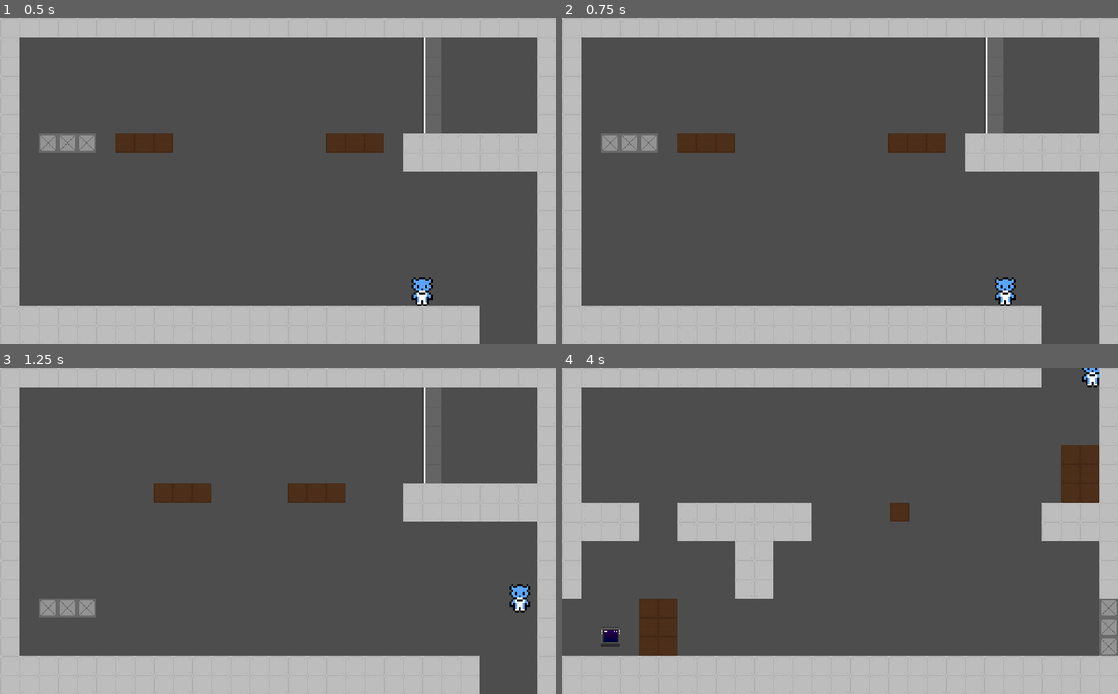
Above: before the commit, frames 1-4 (two rows, left to right).
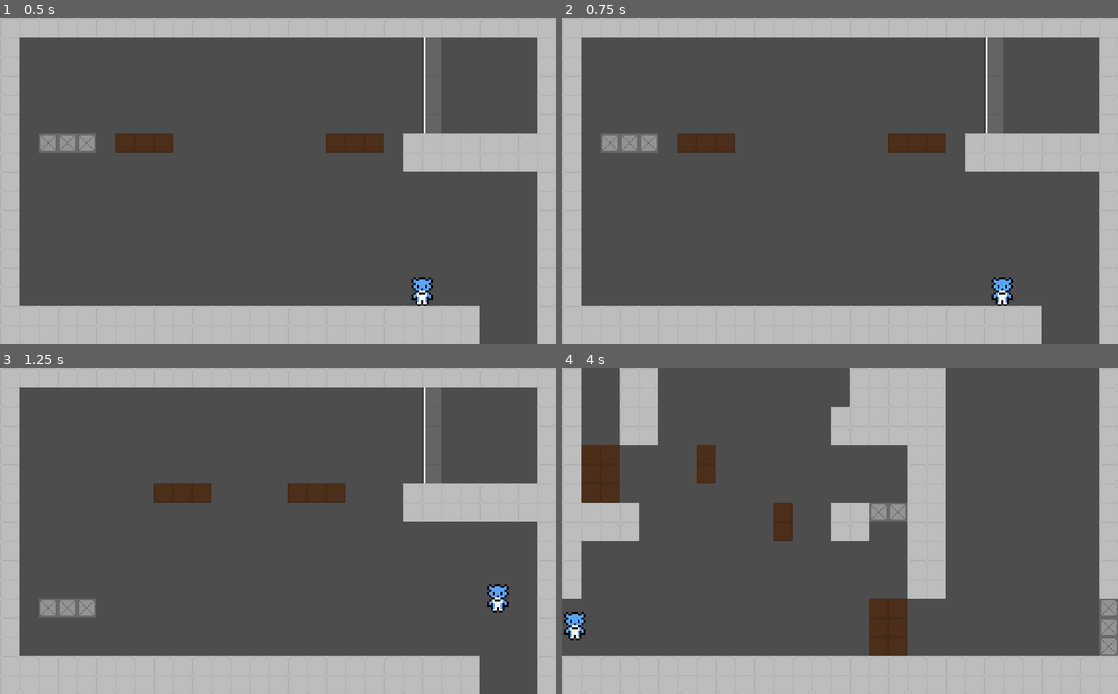
Above: after the commit, the same moments.

Repository: Furryous-Games/Pirate-Software-Game-Jam
Game: Godot game, scene res://Scenes/main_scene.tscn
The game is run twice, just before and just after one commit, with the same random seed, the same clock (stepped at 60 frames per second) and the same inputs.
Inputs:
- Up to frame 1 (0.5 s): no input
- Up to frame 2 (0.75 s): tap Enter at 0.5 s; hold Right (move_right) from 0.53 s (still down); hold Z (climb) from 0.53 s (still down)
- Up to frame 3 (1.25 s): keep holding Right (move_right); keep holding Z (climb); tap C (jump) at 0.77 s; tap X (dash) at 0.8 s
- Up to frame 4 (4 s): release Z (climb) at 1.28 s; tap X (dash) at 1.35, 2.3, 2.85, 3.8 s; tap C (jump) at 1.52, 3.02, 3.77 s; tap Z (climb) at 1.55, 3.05 s; release Right (move_right) at 2.03 s; hold Left (move_left) 2.03-2.78 s; hold Z (climb) 2.03-2.78 s; hold Right (move_right) from 2.78 s (still down); tap V (interact) at 3.6 s

Frame 1 is identical in both runs. In frame 2, 0.2% of the frame differs, in the area x 77-82%, y 79-89%; in frame 3, 0.5%; in frame 4, 24%, in the area x 0-97%, y 0-89%.

Commit message:
Death Check v18235789137456897135 (#6)
Co-authored-by: TekBot0507 <144193352+TekBot0507@users.noreply.github.com>

Diff:
--- a/Scenes/main_scene.tscn
+++ b/Scenes/main_scene.tscn
@@ -1,6 +1,6 @@
 [gd_scene load_steps=4 format=3 uid="uid://cyddofgvf7ot2"]
 
-[ext_resource type="PackedScene" uid="uid://ke8ne88ddqf1" path="res://Scenes/player.tscn" id="1_6l7je"]
+[ext_resource type="PackedScene" uid="uid://ke8ne88ddqf1" path="res://scenes/player.tscn" id="1_6l7je"]
 [ext_resource type="Script" uid="uid://c1uh0ur1dwxgn" path="res://scripts/main_script.gd" id="1_jv6wh"]
 [ext_resource type="PackedScene" uid="uid://d0o5qpml1wgkl" path="res://scenes/engineering_sector.tscn" id="3_jv6wh"]
 
--- a/Scenes/player.tscn
+++ b/Scenes/player.tscn
@@ -1,6 +1,6 @@
-[gd_scene load_steps=7 format=3 uid="uid://ke8ne88ddqf1"]
+[gd_scene load_steps=8 format=3 uid="uid://ke8ne88ddqf1"]
 
-[ext_resource type="Script" uid="uid://dtkmogktxrytf" path="res://Scripts/player.gd" id="1_cvnsp"]
+[ext_resource type="Script" uid="uid://dtkmogktxrytf" path="res://scripts/player.gd" id="1_cvnsp"]
 [ext_resource type="Texture2D" uid="uid://ci1bd47fxc567" path="res://assets/sprites/CharacterModels.png" id="1_v0iea"]
 
 [sub_resource type="AtlasTexture" id="AtlasTexture_cvnsp"]
@@ -28,6 +28,9 @@
 [sub_resource type="RectangleShape2D" id="RectangleShape2D_fkybt"]
 size = Vector2(7, 15)
 
+[sub_resource type="RectangleShape2D" id="RectangleShape2D_g2els"]
+size = Vector2(6, 14)
+
 [node name="Player" type="CharacterBody2D"]
 collision_mask = 3
 script = ExtResource("1_cvnsp")
@@ -40,6 +43,12 @@
 position = Vector2(0, -7)
 shape = SubResource("RectangleShape2D_fkybt")
 
+[node name="Internal Player Collider" type="ShapeCast2D" parent="."]
+position = Vector2(0, -7)
+shape = SubResource("RectangleShape2D_g2els")
+target_position = Vector2(0, 0)
+max_results = 2
+
 [node name="JumpBuffer" type="Timer" parent="."]
 wait_time = 0.1
 one_shot = true
--- a/Scenes/wall_terminal.tscn
+++ b/Scenes/wall_terminal.tscn
@@ -1,8 +1,10 @@
 [gd_scene load_steps=7 format=3 uid="uid://5p3nb0s7xyta"]
 
-[ext_resource type="Script" uid="uid://coblrw8vgppis" path="res://Scripts/wall_terminal.gd" id="1_mhamb"]
+
+[ext_resource type="Script" uid="uid://coblrw8vgppis" path="res://scripts/wall_terminal.gd" id="1_mhamb"]
 [ext_resource type="Texture2D" uid="uid://duly0lrfn20lw" path="res://assets/sprites/buildingTileset.png" id="2_s02ai"]
-[ext_resource type="FontFile" uid="uid://r5wnp43srg1" path="res://Assets/Fonts/PixelOperator8.ttf" id="3_s02ai"]
+[ext_resource type="FontFile" uid="uid://r5wnp43srg1" path="res://assets/fonts/PixelOperator8.ttf" id="3_s02ai"]
+
 
 [sub_resource type="AtlasTexture" id="AtlasTexture_44g47"]
 atlas = ExtResource("2_s02ai")
--- a/Scripts/player.gd
+++ b/Scripts/player.gd
@@ -1,11 +1,13 @@
 extends CharacterBody2D
 
-const RUN_SPEED = 160
+const RUN_SPEED = 120
 const CLIMB_SPEED = -120
 const ACCELERATION = 1000
 const DECELERATION = 1500
 const DASH_VELOCITY = 380
 const JUMP_VELOCITY = -420
+
+const WALL_SLIDE_VELOCITY_CAP = 100
 
 var can_dash := false
 
@@ -15,6 +17,8 @@
 
 @onready var Sector = $"../".Sector
 @onready var current_sector = $"../".current_sector
+
+@onready var internal_player_collider: ShapeCast2D = $"Internal Player Collider"
 
 var current_terminals: Array = []
 var last_checked_position: Vector2
@@ -36,7 +40,6 @@
 			Input.get_axis("move_left", "move_right"),
 			Input.get_axis("move_up", "move_down")
 	)
-	var climbing: bool = Input.is_action_pressed("climb") and is_on_wall()
 	# NOTE: To climb, you must hold direction.x
 
 	# Reset dash, Logistics only
@@ -60,12 +63,15 @@
 	if dash_time.is_stopped(): # Prevents velocity change while dashing
 		var desired_velocity := Vector2(
 				# x:
-				RUN_SPEED * direction.x * int(not climbing),
+				RUN_SPEED * direction.x,
 				# y:
 				#0.0 if is_on_floor()
-				CLIMB_SPEED * -direction.y * gravity_change if climbing
-				else velocity.y + get_gravity().y * delta * gravity_change
+				velocity.y + get_gravity().y * delta * gravity_change
 		)
+		# Cap the vertical velocity if sliding down the wall
+		if is_on_wall():
+			desired_velocity.y = min(desired_velocity.y, WALL_SLIDE_VELOCITY_CAP)
+
 		var velocity_acceleration: int = ACCELERATION if sign(velocity.x * direction.x) == 1 else DECELERATION
 
 		velocity = Vector2(move_toward(velocity.x, desired_velocity.x, velocity_acceleration * delta), desired_velocity.y)
@@ -117,6 +123,9 @@
 
 	enable_closest_terminal()
 
+func _process(delta: float) -> void:
+	if internal_player_collider.is_colliding():
+		print("DEATH")
 
 func enable_closest_terminal() -> void:
 	# If there are no currently detected terminals, do nothing
--- a/scenes/engineering_sector.tscn
+++ b/scenes/engineering_sector.tscn
@@ -1,9 +1,10 @@
 [gd_scene load_steps=5 format=4 uid="uid://d0o5qpml1wgkl"]
 
-[ext_resource type="Script" uid="uid://diaiphqsj0kh2" path="res://Scripts/engineering_sector.gd" id="1_4rmap"]
+[ext_resource type="Script" uid="uid://diaiphqsj0kh2" path="res://scripts/engineering_sector.gd" id="1_4rmap"]
 [ext_resource type="TileSet" uid="uid://bu4gn6thqnrqb" path="res://Scenes/test_tileset.tres" id="1_h2t8x"]
-[ext_resource type="PackedScene" uid="uid://benq0bfympyo7" path="res://Scenes/timing_mechanism_platform.tscn" id="2_4rmap"]
-[ext_resource type="PackedScene" uid="uid://5p3nb0s7xyta" path="res://Scenes/wall_terminal.tscn" id="3_obb4h"]
+[ext_resource type="PackedScene" uid="uid://benq0bfympyo7" path="res://scenes/timing_mechanism_platform.tscn" id="2_4rmap"]
+[ext_resource type="PackedScene" uid="uid://5p3nb0s7xyta" path="res://scenes/wall_terminal.tscn" id="3_obb4h"]
+
 
 [node name="Engineering Sector" type="Node2D"]
 script = ExtResource("1_4rmap")
--- a/scenes/life_support.tscn
+++ b/scenes/life_support.tscn
@@ -1,9 +1,10 @@
 [gd_scene load_steps=5 format=4 uid="uid://bjaejcp6gmc2h"]
 
 [ext_resource type="Script" uid="uid://c1uh0ur1dwxgn" path="res://scripts/main_script.gd" id="1_a0ugr"]
-[ext_resource type="PackedScene" uid="uid://ke8ne88ddqf1" path="res://Scenes/player.tscn" id="2_qow2u"]
-[ext_resource type="TileSet" uid="uid://bu4gn6thqnrqb" path="res://Scenes/test_tileset.tres" id="3_5r7hw"]
-[ext_resource type="PackedScene" uid="uid://5p3nb0s7xyta" path="res://Scenes/wall_terminal.tscn" id="4_ldybg"]
+
+[ext_resource type="PackedScene" uid="uid://ke8ne88ddqf1" path="res://scenes/player.tscn" id="2_qow2u"]
+[ext_resource type="TileSet" uid="uid://bu4gn6thqnrqb" path="res://scenes/test_tileset.tres" id="3_5r7hw"]
+
 
 [node name="Game Jam - Only One" type="Node2D"]
 script = ExtResource("1_a0ugr")
Not shown, changed: Assets/Fonts/PixelOperator8-Bold.ttf.import
Not shown, changed: Assets/Fonts/PixelOperator8.ttf.import
